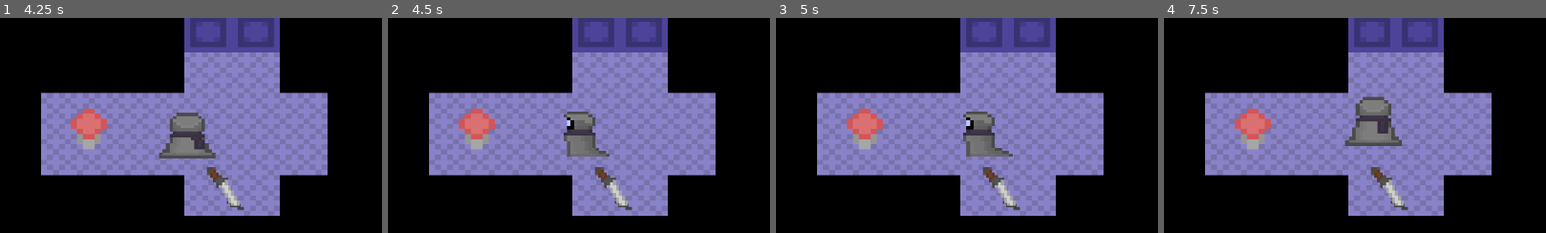
Above: before the commit, frames 1-4 (left to right).
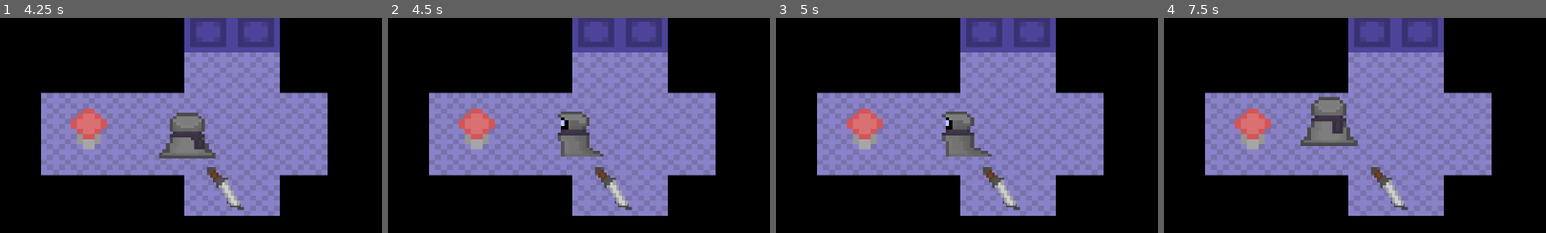
Above: after the commit, the same moments.

Repository: lbelford-udel/204-s26-example-projects
Game: Godot game, scene res://Scenes/main_menu.tscn
Same seed, same stepped clock (60 frames per second), same inputs: the game is played once before the commit and once after it. The engine's default icon, where the game draws it, is replaced by a stand-in: a white triangle on a blue panel in a dark square.
Inputs (mouse positions are % of the whole screen's width and height, from its top left):
- Up to frame 1 (4.25 s): click (51, 63) at 0.5 s; tap Enter at 1.25 s; hold D (move_right) 1.28-2.03 s; tap Space (attack) at 1.35, 3.6 s; hold S (move_down) 2.03-2.78 s; tap Shift (interact) at 2.1 s; hold D (move_right) 2.78-3.53 s; tap E (use_item) at 2.85 s; hold W (move_up) from 3.53 s (still down)
- Up to frame 2 (4.5 s): release W (move_up) at 4.28 s; hold A (move_left) from 4.28 s (still down); tap Shift (interact) at 4.35 s
- Up to frame 3 (5 s): keep holding A (move_left)
- Up to frame 4 (7.5 s): tap one key every 0.75 s from 5.1 s: E (use_item) Space (attack) Shift (interact) E (use_item); release A (move_left) at 5.78 s; hold S (move_down) 5.78-6.53 s; hold D (move_right) 6.53-7.28 s; hold W (move_up) from 7.28 s (still down)
The pictures show only the part of the screen within x 20-70%, y 35-85%; the shares and areas given below are measured in that part.

Frame 1 is identical in both runs. In frame 2, 1.0% of the frame differs, in the area x 44-58%, y 43-65%; in frame 3, 2.5%; in frame 4, 4.5%, in the area x 35-63%, y 36-60%.

Commit message:
Breaks left movement

Diff:
--- a/OM-UD-Internship-main/Scripts/player.gd
+++ b/OM-UD-Internship-main/Scripts/player.gd
@@ -78,7 +78,7 @@
 func _physics_process(delta):
 	##handles player movement
 	if canMove:
-		if Input.is_action_pressed("move_left"):
+		if Input.is_action_pressed("mve_loft"):
 			movement_vector += Vector2(-1,0)
 
 		if Input.is_action_pressed("move_right"):
